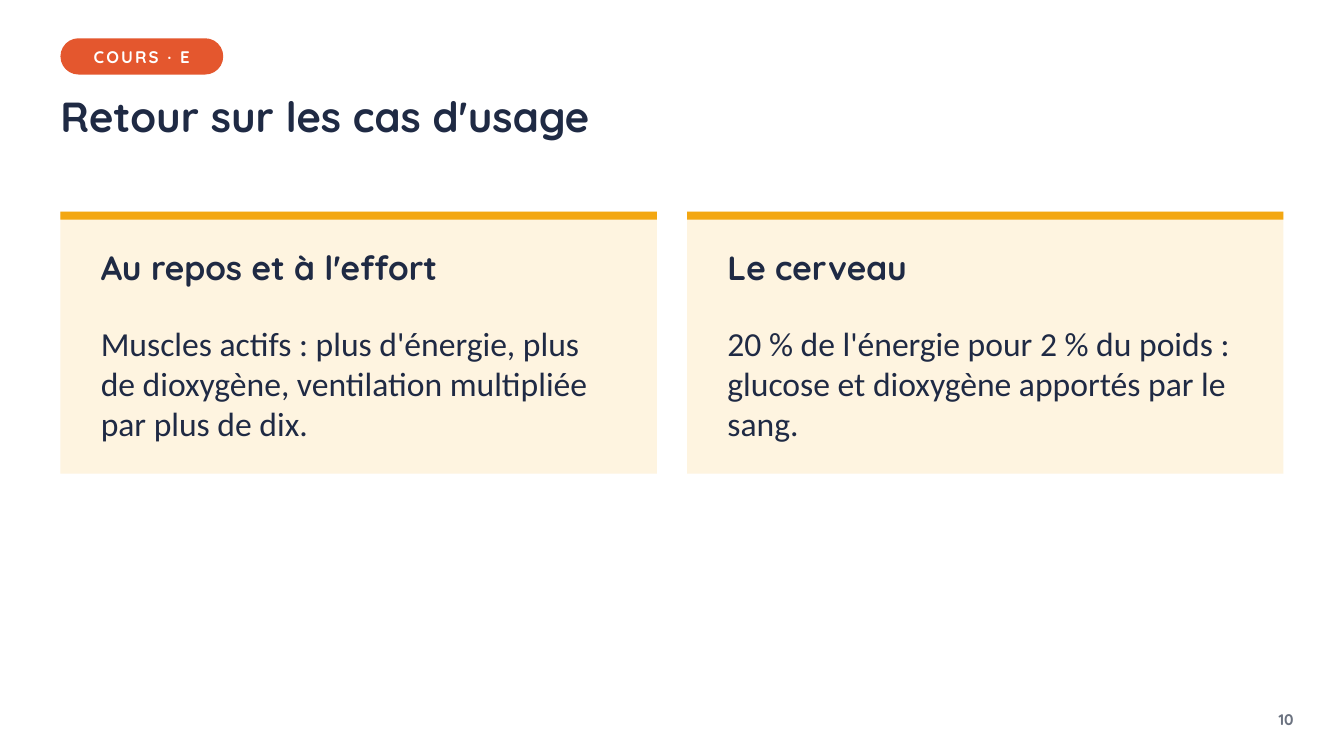
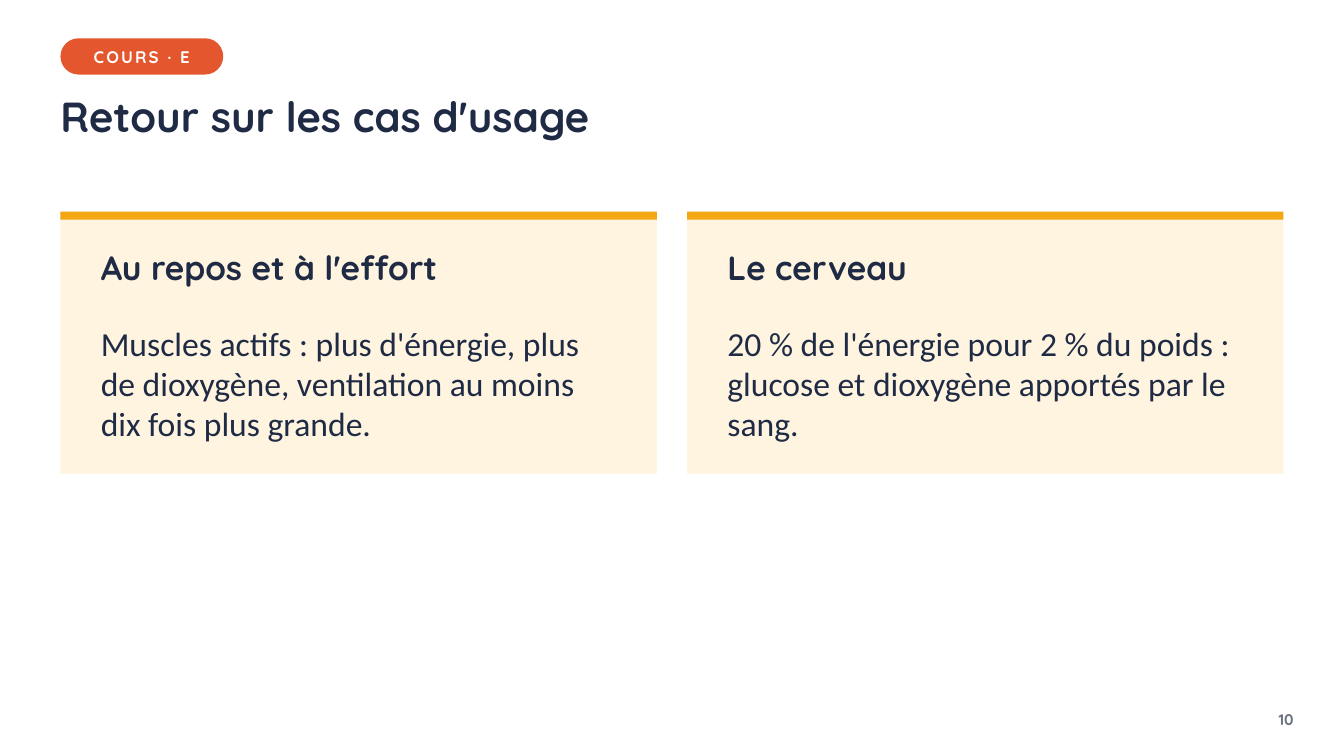
Before and after one commit to VinceIXIV/SVT-cour, a slide deck: slide 10 of cours/4e/S10-de-quoi-nos-cellules-ont-elles-besoin/4e-S10-diaporama.pptx. Drawn at 1344x756 pixels with LibreOffice and Linux fonts; fonts in the diff are those of the drawing. Boxes give left, top, right and bottom in pixels: in the first picture for what was removed or moved away, otherwise in the second. Text is boxed around its words. In the diff, an @@ line names an element or a change of style, - is before the commit and + after.

```diff
--- a/cours/4e/S10-de-quoi-nos-cellules-ont-elles-besoin/4e-S10-diaporama.pptx
+++ b/cours/4e/S10-de-quoi-nos-cellules-ont-elles-besoin/4e-S10-diaporama.pptx
@@ text at <box>101,332,579,442</box>: text changed @@
-Muscles actifs : plus d'énergie, plus de dioxygène, ventilation multipliée par plus de dix.
+Muscles actifs : plus d'énergie, plus de dioxygène, ventilation au moins dix fois plus grande.
```
Also in this commit, not shown: 1 other slide changed, 53 other files.
